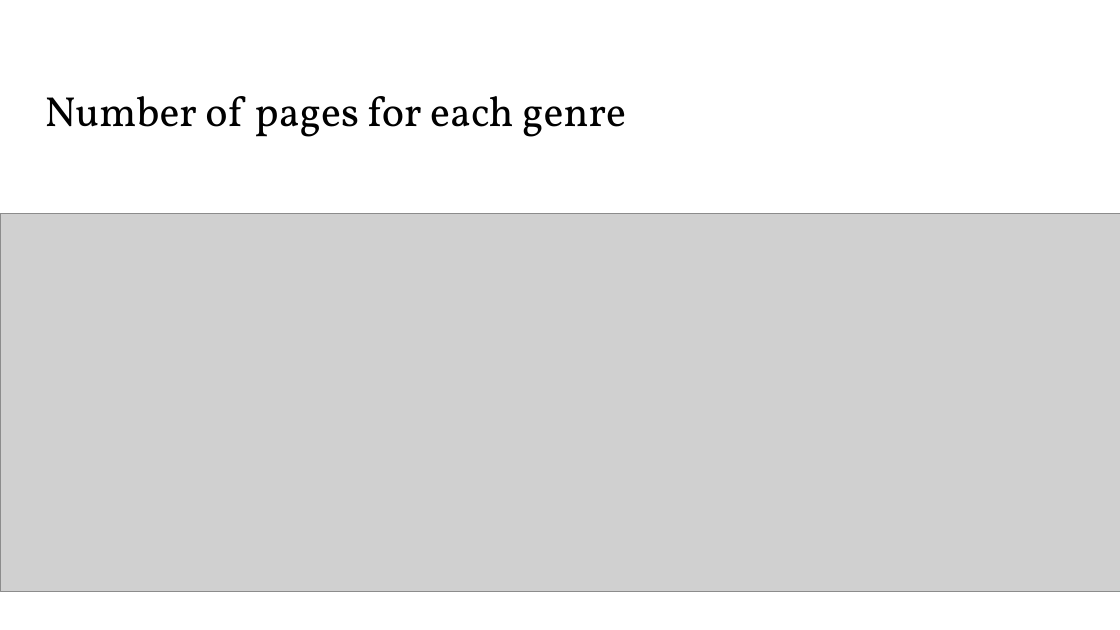
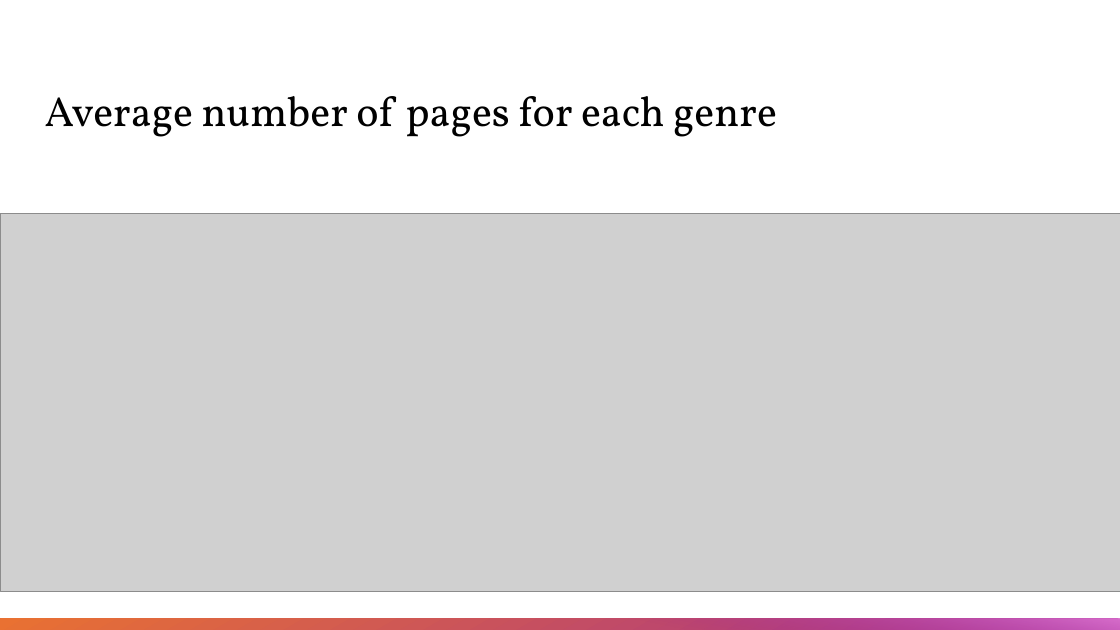
Before and after one commit to jordidiazc/FinalProject_IH, a slide deck: slide 6 of slides/Summer book recommender.pptx. Drawn at 1120x630 pixels with LibreOffice and Linux fonts; fonts in the diff are those of the drawing; grey boxes stand for pictures. Boxes give left, top, right and bottom in pixels: in the first picture for what was removed or moved away, otherwise in the second. Text is boxed around its words. In the diff, an @@ line names an element or a change of style, - is before the commit and + after.

```diff
--- a/slides/Summer book recommender.pptx
+++ b/slides/Summer book recommender.pptx
@@ text at [45, 96, 777, 137]: text changed @@
-Number of pages for each genre
+Average number of pages for each genre
@@ rectangle added at [0, 619, 1120, 630], fill gradient #A02B93 to #E97132 @@
@@ rectangle added at [577, 619, 1120, 630], fill gradient #A02B93 to #D86ECC @@
```
Also in this commit, not shown: 2 other slides changed, 1 slide removed, 1 other file.
